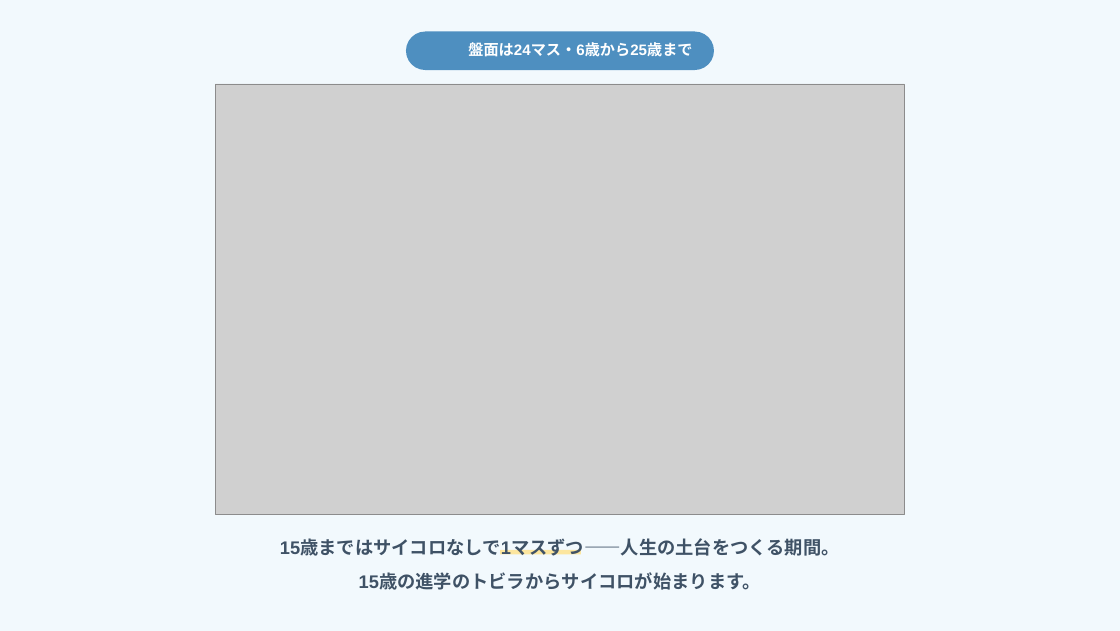
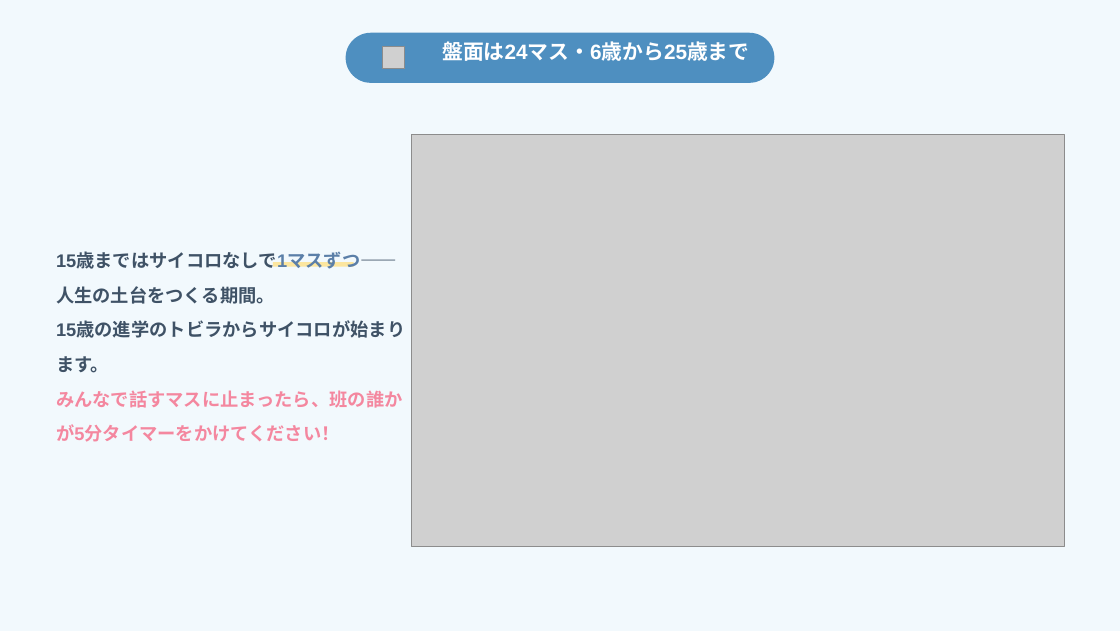
Before and after one commit to arico1101/door-world-short-online, a slide deck: slide 9 of slides.pptx. Drawn at 1120x631 pixels with LibreOffice and Linux fonts; fonts in the diff are those of the drawing; grey boxes stand for pictures; background and template pictures are left out. Boxes give left, top, right and bottom in pixels: in the first picture for what was removed or moved away, otherwise in the second. Text is boxed around its words. In the diff, an @@ line names an element or a change of style, - is before the commit and + after.

```diff
--- a/slides.pptx
+++ b/slides.pptx
@@ rounded rectangle resized from (x1=406, y1=31, x2=714, y2=70) to (x1=346, y1=33, x2=774, y2=83) @@
@@ picture added at (x1=383, y1=47, x2=405, y2=69) @@
@@ text "盤面は24マス・6歳から25歳まで" moved from (x1=468, y1=42, x2=692, y2=57) to (x1=442, y1=41, x2=749, y2=61) @@
@@ text "盤面は24マス・6歳から25歳まで" at (x1=442, y1=41, x2=749, y2=61): size 14.6 to 20 pt; line spacing 26.2pt to 30.1pt @@
@@ picture resized from (x1=216, y1=84, x2=905, y2=514) to (x1=411, y1=134, x2=1064, y2=547) @@
@@ text "15歳まではサイコロなしで1マスずつ——人生の土台をつくる期間。" moved from (x1=280, y1=540, x2=840, y2=590) to (x1=56, y1=253, x2=403, y2=442) @@
@@ text at (x1=56, y1=253, x2=397, y2=373): text colour #3F5266 to #5B7FA8 in "15歳まではサイコロなしで1マスずつ——人生の土台をつくる期間。"; alignment centre to left; line spacing 32.6pt to 33.5pt @@
@@ rectangle moved from (x1=500, y1=550, x2=581, y2=554) to (x1=273, y1=262, x2=354, y2=267) @@
@@ text at (x1=56, y1=390, x2=403, y2=442): paragraph added @@
+みんなで話すマスに止まったら、班の誰かが5分タイマーをかけてください！
```
Also in this commit, not shown: 12 other slides changed, 9 slides added, 15 slides removed, 11 other files.
